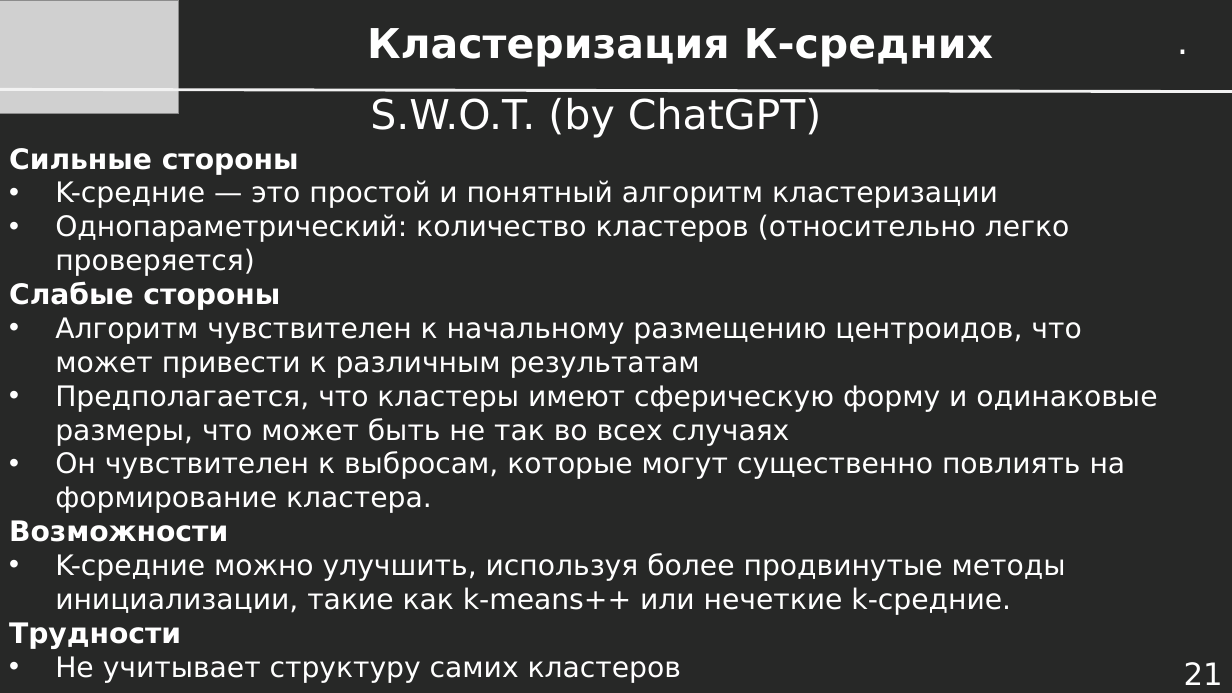
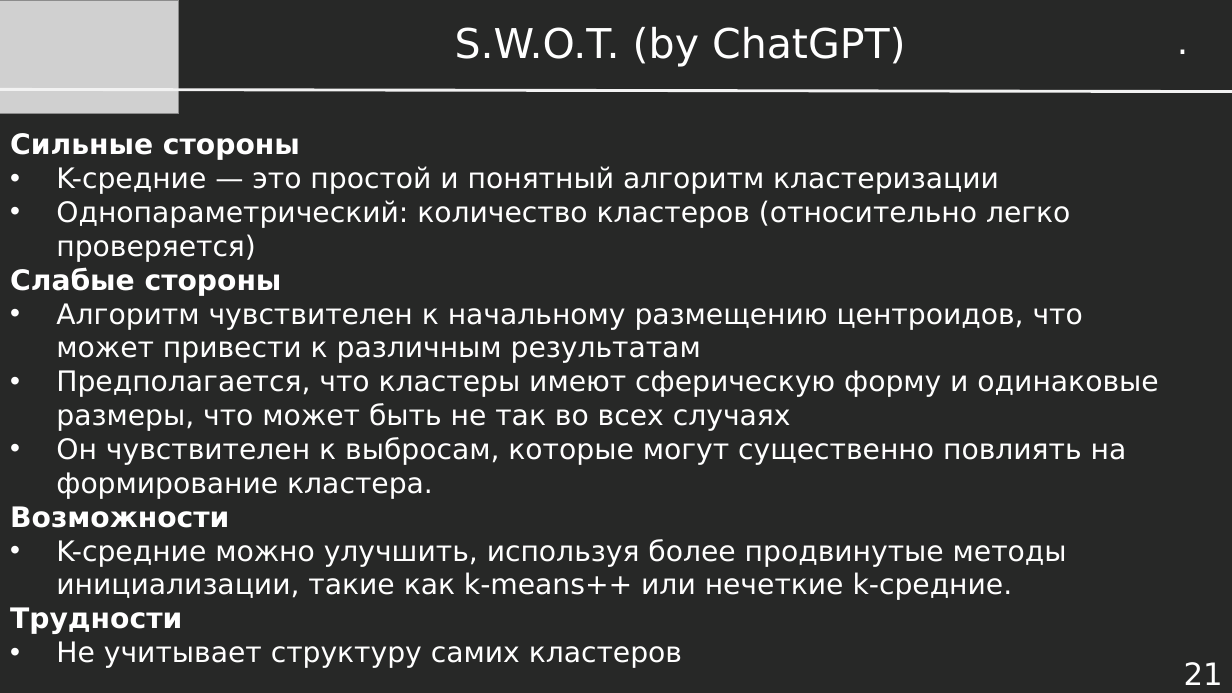
Before and after one commit to dayekb/Study, a slide deck: slide 21 of rus/UrFU/SberML/2023/Presentations/Лекция 1.08 - Кластеризация.pptx. Drawn at 1232x693 pixels with LibreOffice and Linux fonts; fonts in the diff are those of the drawing; grey boxes stand for pictures. Boxes give left, top, right and bottom in pixels: in the first picture for what was removed or moved away, otherwise in the second. Text is boxed around its words. In the diff, an @@ line names an element or a change of style, - is before the commit and + after.

```diff
--- a/rus/UrFU/SberML/2023/Presentations/Лекция 1.08 - Кластеризация.pptx
+++ b/rus/UrFU/SberML/2023/Presentations/Лекция 1.08 - Кластеризация.pptx
@@ text at <box>455,26,906,67</box>: text changed; bold off @@
-Кластеризация К-средних
+S.W.O.T. (by ChatGPT)
@@ text removed at <box>370,97,822,138</box> @@
-S.W.O.T. (by ChatGPT)
@@ text "Сильные стороны": place and size @@
-text "Сильные стороны" at <box>9,148,1157,683</box>
+text "Сильные стороны" at <box>10,133,1158,668</box>
```
Also in this commit, not shown: 6 other slides changed, 3 other files.
